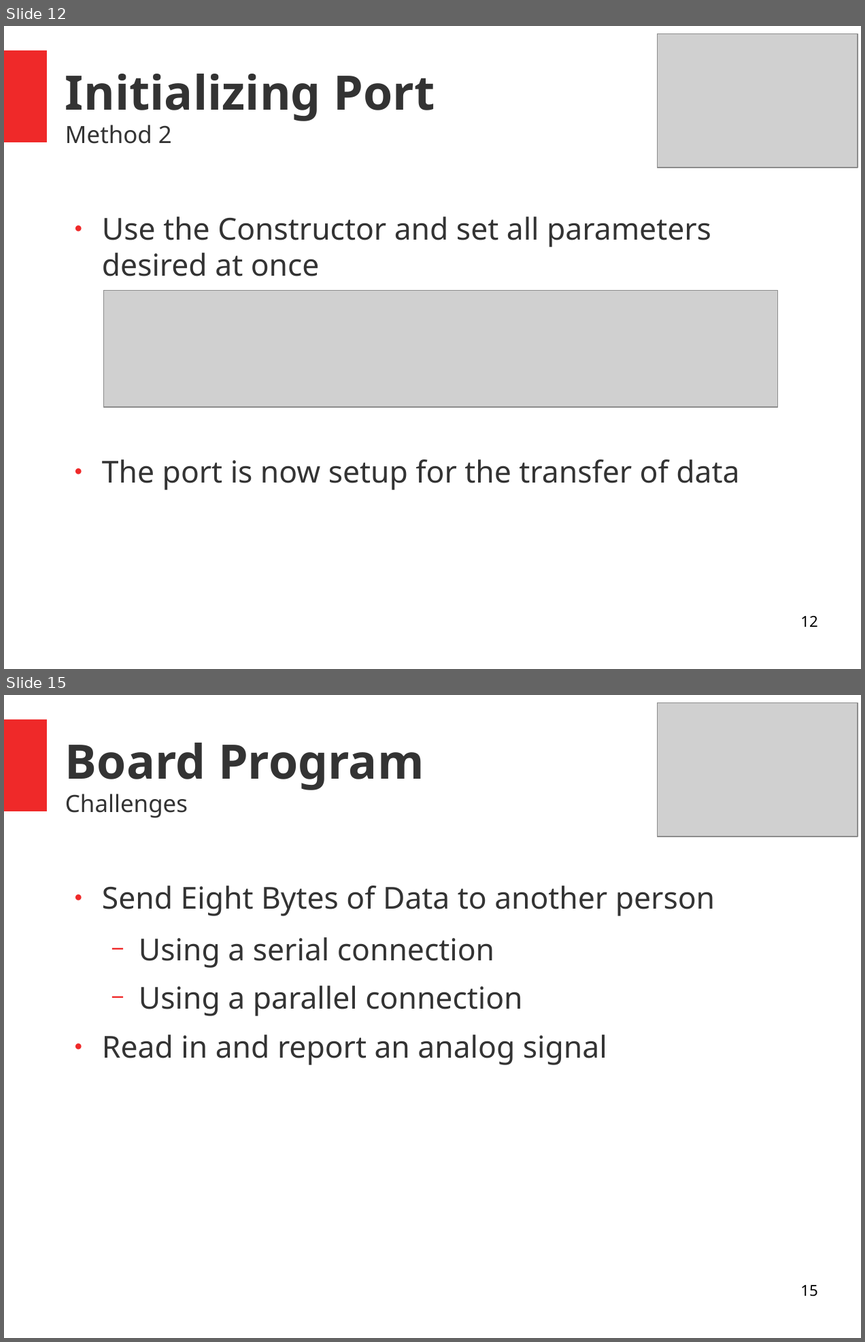
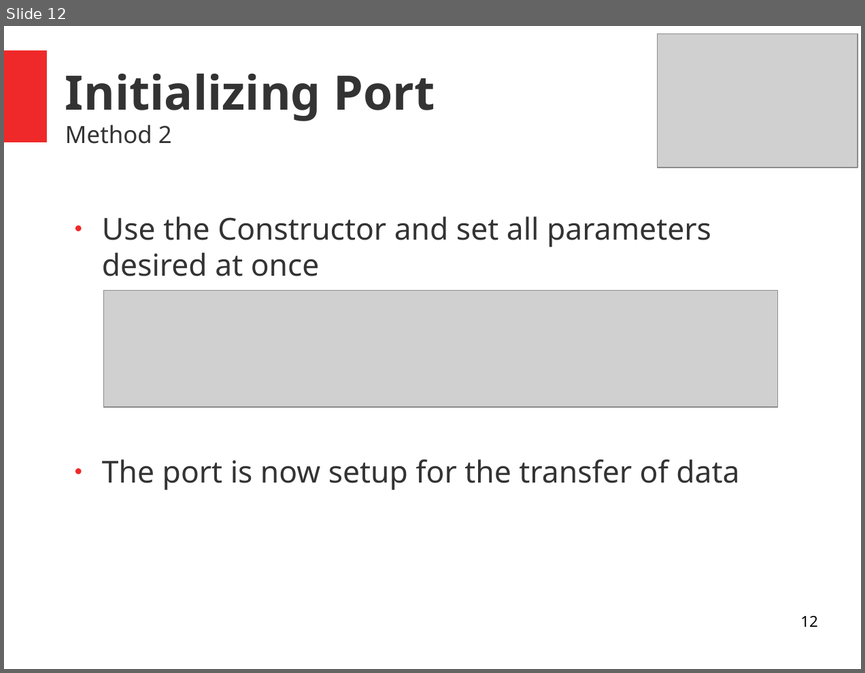
Before and after one commit to electrodynamics-engineering-laboratory/Python-Workshop, a slide deck: Slideshow/PythonWorkshopSlideshow.odp. Shown one above the other, each under a label of ours: slides 12 and 15 before the commit, slide 12 after it; the slides between them are not shown. The pictures are 865x1342 and 865x673 pixels, drawn with LibreOffice and Linux fonts; fonts in the diff are those of the drawing; grey boxes stand for pictures. Boxes give left, top, right and bottom in pixels: in the first picture for what was removed or moved away, otherwise in the second. Text is boxed around its words. In the diff, an @@ line names an element or a change of style, - is before the commit and + after.

Commit message:
Updated presentation challenges.

```diff
--- a/Slideshow/PythonWorkshopSlideshow.odp
+++ b/Slideshow/PythonWorkshopSlideshow.odp
@@ slide 15 removed at (4, 695, 861, 1338), background #FFFFFF; not listed: 1 template element that a slide beside it also shows @@
@@ picture removed at (657, 702, 857, 836) @@
@@ title removed at (65, 743, 424, 818) @@
-Board Program
-Challenges
@@ text removed at (102, 885, 715, 1065) @@
-● Send Eight Bytes of Data to another person
-  − Using a serial connection
-  − Using a parallel connection
-● Read in and report an analog signal
@@ page number removed at (800, 1285, 817, 1296) @@
-15
```
Also in this commit, not shown: 4 slides changed, 2 slides added, 2 other slides removed.
